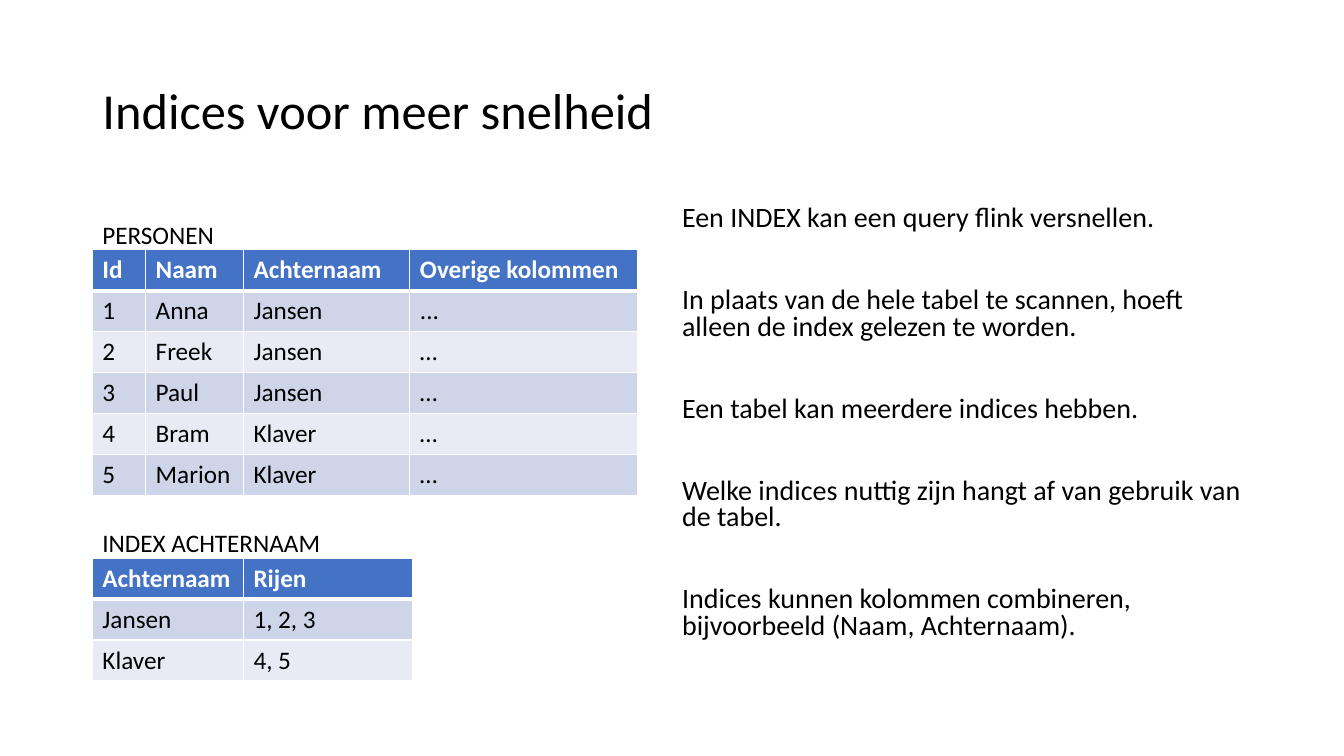
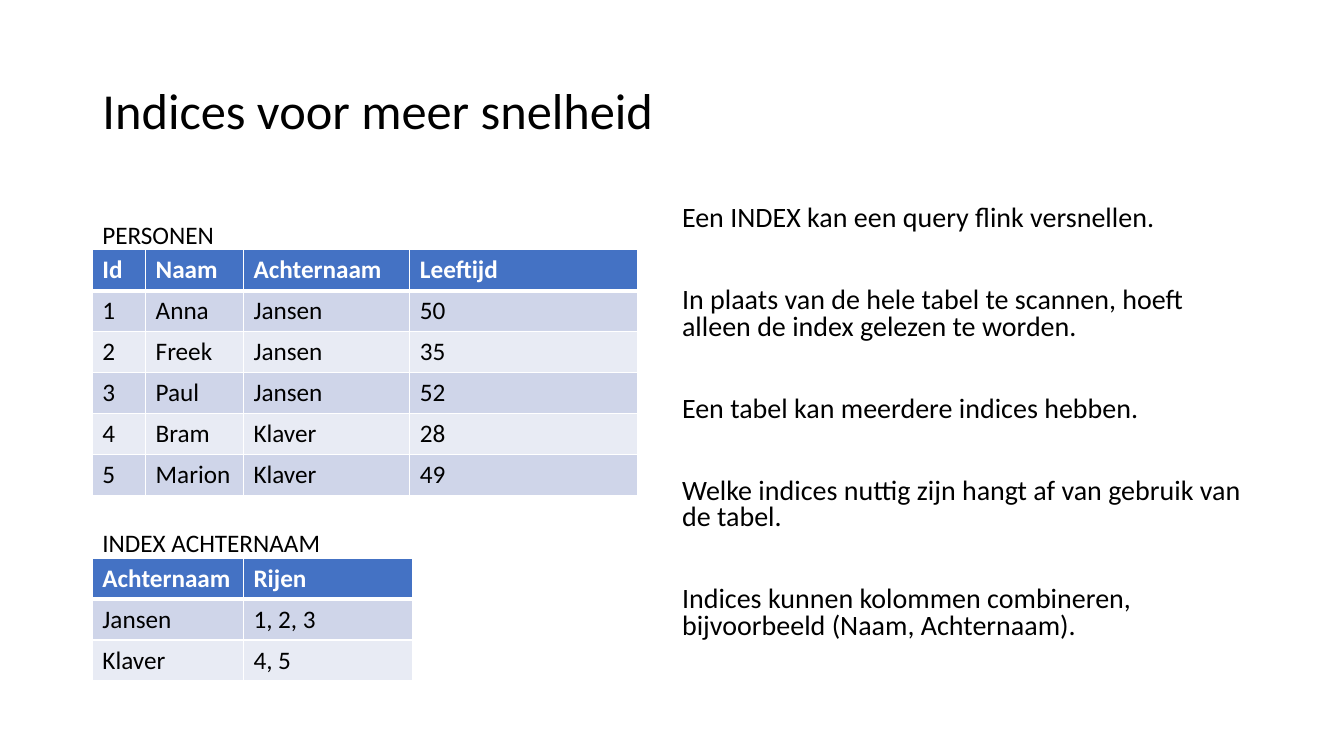
Before and after one commit to LFKoning/knowledge-sharing, a slide deck: slide 74 of sql/sql_introductie.pptx. Drawn at 1344x756 pixels with LibreOffice and Linux fonts; fonts in the diff are those of the drawing. Boxes give left, top, right and bottom in pixels: in the first picture for what was removed or moved away, otherwise in the second. Text is boxed around its words. In the diff, an @@ line names an element or a change of style, - is before the commit and + after.

```diff
--- a/sql/sql_introductie.pptx
+++ b/sql/sql_introductie.pptx
@@ table at bbox=[93, 250, 638, 492] @@
-row 1, column 4: Overige kolommen
+row 1, column 4: Leeftijd
-row 2, column 4: ...
+row 2, column 4: 50
-row 3, column 4: …
+row 3, column 4: 35
-row 4, column 4: …
+row 4, column 4: 52
-row 5, column 4: …
+row 5, column 4: 28
-row 6, column 4: …
+row 6, column 4: 49
```
Also in this commit, not shown: 3 other slides changed, 12 other files.
